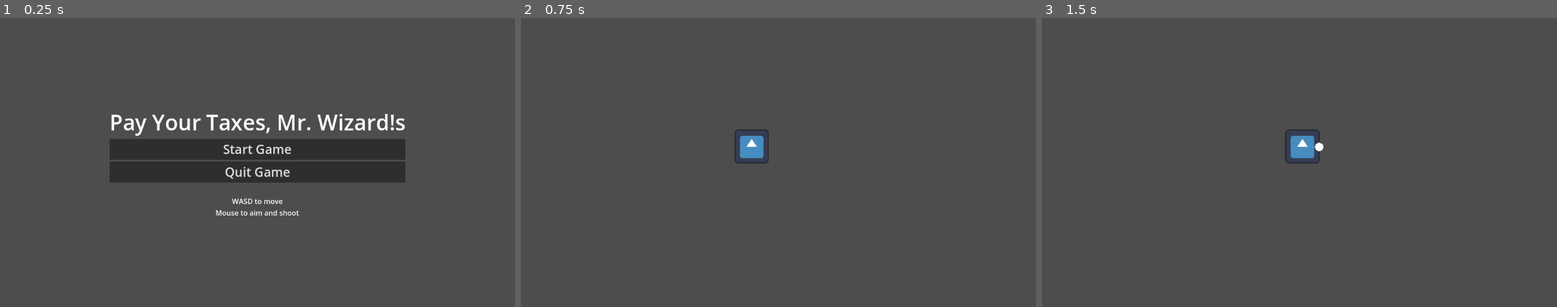
Above: before the commit, frames 1-3 (left to right).
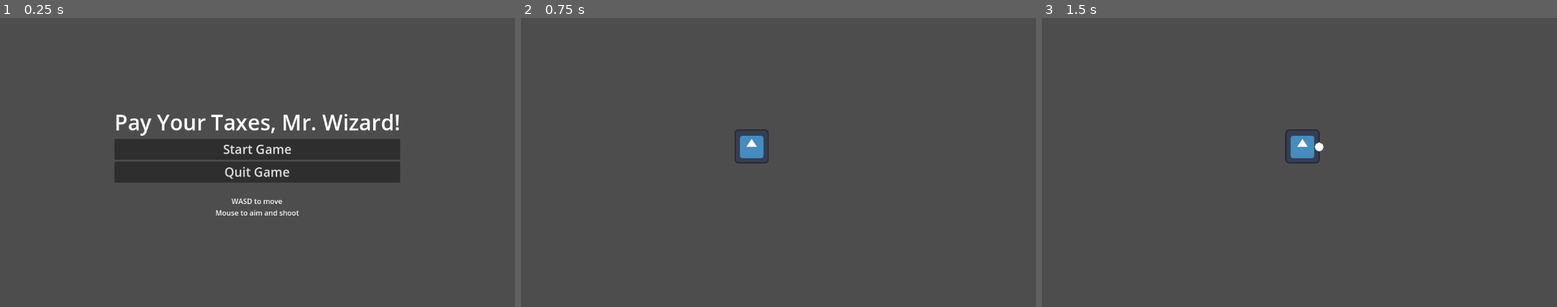
Above: after the commit, the same moments.

Repository: BriarLeaves/gun-wizard-loop-game
Game: Godot game, scene res://start_menu.tscn
The game is run twice, just before and just after one commit, with the same random seed, the same clock (stepped at 60 frames per second) and the same inputs. This scene is started directly instead of the project's main scene. The engine's default icon, where the game draws it, is replaced by a stand-in: a white triangle on a blue panel in a dark square. Sound files missing from this copy of the repository are replaced by a short silence.
Inputs (mouse positions are in pixels of both pictures, inside the frame that each line leads up to):
- Up to frame 1 (0.25 s): no input
- Up to frame 2 (0.75 s): click "Start Game" at 0.5 s
- Up to frame 3 (1.5 s): tap Enter at 1.25 s; move the mouse to (1412, 148) at 1.27 s; hold D (move_right) from 1.28 s (still down); click (1412, 148) at 1.35 s

The runs differ from the first frame. In frame 1, 2.2% of the frame differs, in the area x 21-79%, y 33-65%; in frame 2, nothing differs; in frame 3, nothing differs.

Commit message:
Added music

Diff:
--- a/gun-wizard-loop-game/audio_manager.gd
+++ b/gun-wizard-loop-game/audio_manager.gd
@@ -1 +1,57 @@
-extends Node
+extends Node #this is taken from one of my (LackOfBeef's) previous games
+
+var music: AudioStreamPlayer
+var current_music
+var music_off: bool
+var music_volume: float
+var music_pause_modifier: float = -20
+var jingling: bool = false
+var sounds_playing = {} #using a dictionary for performance reasons
+
+func _ready():
+	process_mode = Node.PROCESS_MODE_ALWAYS
+	music = AudioStreamPlayer.new()
+	self.add_child(music)
+	music.bus = "Music"
+	play_music("res://sounds/loop-game-mus-2.ogg", -12)
+
+func play_sound(path: String, volume: float, pitch: float = 1, vary: bool = false, allow_repeats: bool = true):
+	if sounds_playing.has(path):
+		if allow_repeats:
+			sounds_playing[path].play()
+		return
+	var sound = AudioStreamPlayer.new()
+	self.add_child(sound)
+	if vary:
+		pitch += randf_range(-0.15, 0.15)
+	sound.pitch_scale = pitch
+	sound.volume_db = volume
+	sound.stream = load(path)
+	sound.bus = "SFX"
+	sounds_playing[path] = sound
+	sound.play()
+	await sound.finished
+	sounds_playing.erase(path)
+	sound.queue_free()
+
+func play_music(file_path: String, volume_db: float):
+	current_music = load(file_path)
+	if not jingling:
+		music.stream = current_music
+		music_volume = volume_db
+		music.volume_db = music_volume
+		music.play()
+
+func play_jingle(file_path: String, volume_db: float):
+	jingling = true
+	var _timestamp: float = music.get_playback_position()
+	music.stop()
+	music.volume_db = volume_db
+	music.stream = load(file_path)
+	music.play()
+	await music.finished
+	music.stream = current_music
+	music.volume_db = music_volume
+	#music.play(timestamp)
+	music.play()
+	jingling = false
--- a/gun-wizard-loop-game/start_menu.tscn
+++ b/gun-wizard-loop-game/start_menu.tscn
@@ -30,7 +30,7 @@
 
 [node name="Label" type="Label" parent="MarginContainer/CenterContainer/VBoxContainer"]
 layout_mode = 2
-text = "Pay Your Taxes, Mr. Wizard!s"
+text = "Pay Your Taxes, Mr. Wizard!"
 label_settings = SubResource("LabelSettings_ndybt")
 
 [node name="StartGame" type="Button" parent="MarginContainer/CenterContainer/VBoxContainer"]
Not shown, removed: gun-wizard-loop-game/loop-game-mus-2.ogg.import
Not shown, removed: gun-wizard-loop-game/loop-game-music.ogg.import
Not shown, added: gun-wizard-loop-game/sounds/explode2.wav.import
Not shown, added: gun-wizard-loop-game/sounds/hurt.wav.import
Not shown, added: gun-wizard-loop-game/sounds/loop-game-mus-2.ogg.import
Not shown, added: gun-wizard-loop-game/sounds/loop-game-mus.ogg.import
Not shown, added: gun-wizard-loop-game/sounds/shot.wav.import
Not shown, added: gun-wizard-loop-game/sounds/explode2.wav
Not shown, added: gun-wizard-loop-game/sounds/hurt.wav
Not shown, added: gun-wizard-loop-game/sounds/loop-game-mus-2.ogg
Not shown, added: gun-wizard-loop-game/sounds/loop-game-mus.ogg
Not shown, added: gun-wizard-loop-game/sounds/shot.wav
